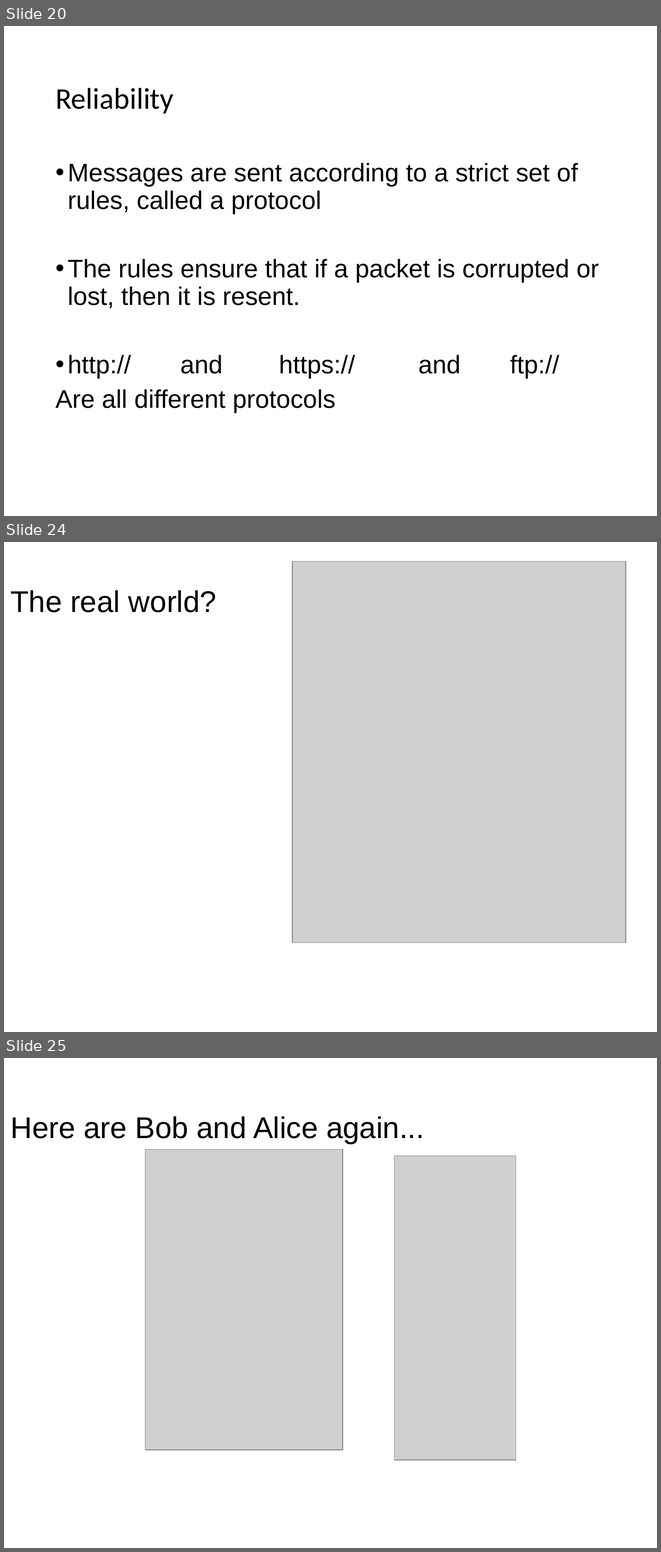
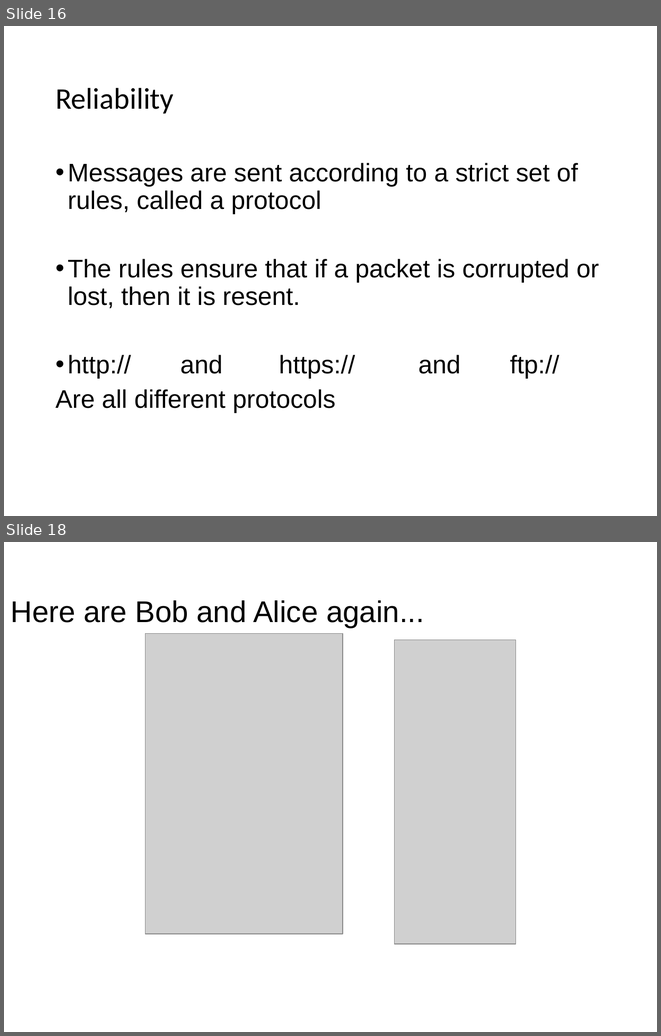
Before and after one commit to wu4f/cyberpdx-crypto, a slide deck: www/static/NetWorkProtocolsLecture4.pptx. Shown one above the other, each under a label of ours: slides 20, 24 and 25 before the commit, slides 16 and 18 after it; the slides between them are not shown. The pictures are 661x1552 and 661x1036 pixels, drawn with LibreOffice and Linux fonts; fonts in the diff are those of the drawing; grey boxes stand for pictures. Boxes give left, top, right and bottom in pixels: in the first picture for what was removed or moved away, otherwise in the second. Text is boxed around its words. In the diff, an @@ line names an element or a change of style, - is before the commit and + after.

```diff
--- a/www/static/NetWorkProtocolsLecture4.pptx
+++ b/www/static/NetWorkProtocolsLecture4.pptx
@@ slide 24 removed at box(4, 542, 657, 1032), background #FFFFFF @@
@@ picture removed at box(293, 562, 626, 943) @@
@@ title removed at box(10, 590, 217, 612) @@
-The real world?
@@ what was slide 20 is now slide 16 @@
@@ what was slide 25 is now slide 18 @@
```
Also in this commit, not shown: 10 slides changed, 2 slides added, 8 other slides removed, 4 other files.
